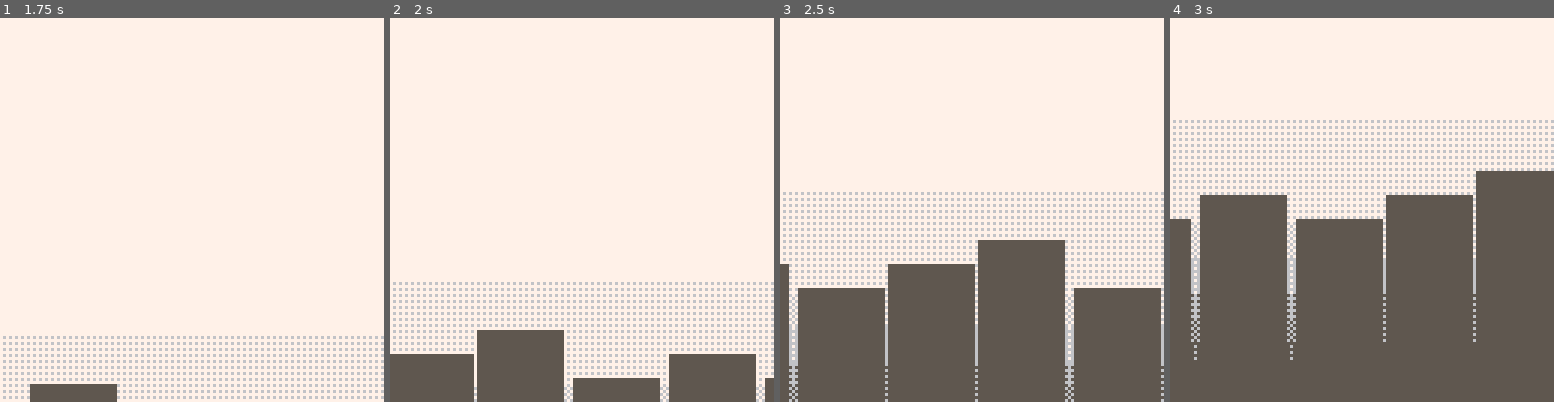
Above: before the commit, frames 1-4 (left to right).
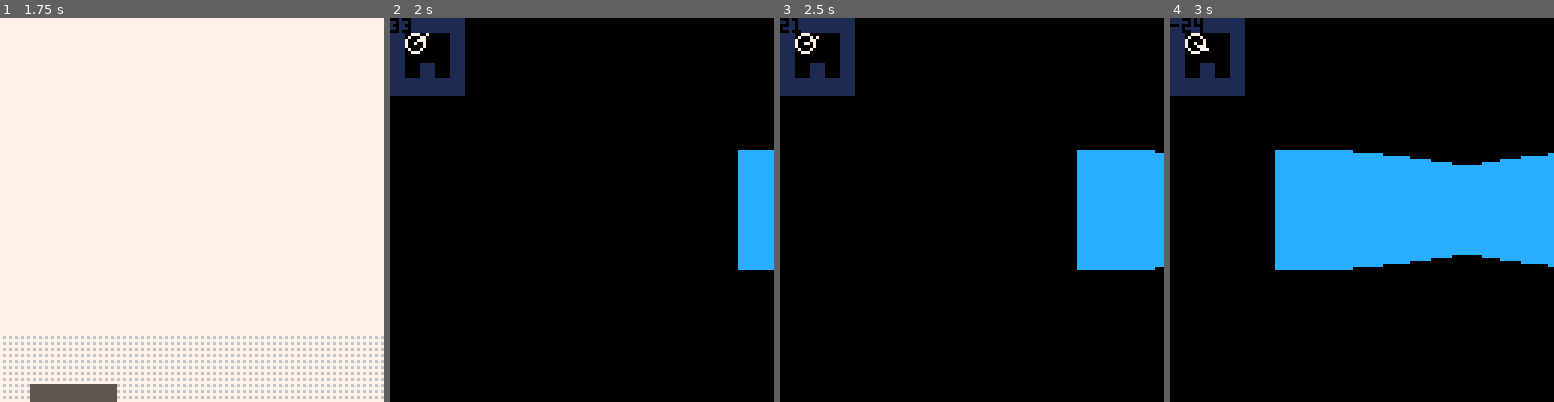
Above: after the commit, the same moments.

Repository: DorkOrca/pico8
Game: PICO-8 cartridge fps.p8
Two runs of this game, one before a commit and one after it. Both use one fixed random seed, a clock stepped at 60 frames per second and the inputs below.
Inputs:
- Up to frame 1 (1.75 s): tap X (X key) at 0.33, 1.07 s; hold Right from 1.6 s (still down)
- Up to frame 2 (2 s): keep holding Right; tap X (X key) at 1.85 s
- Up to frame 3 (2.5 s): release Right at 2.1 s; hold Right from 2.47 s (still down)
- Up to frame 4 (3 s): keep holding Right; tap X (X key) at 2.97 s

Frame 1 is identical in both runs. In frame 2, 100% of the frame differs, in the area x 0-100%, y 0-100%; in frame 3, 100%; in frame 4, 100%.

Commit message:
Starting on ray tracing

Diff:
--- a/fps.p8
+++ b/fps.p8
@@ -28,6 +28,26 @@
 animCount = 0
 animCount1 = 0
 
+--Player variables
+player = {}
+player.xPos = 40
+player.yPos = 40
+player.zRot = 45
+player.FOV = 90
+
+--World variables
+--map width / height
+cellSize = 16
+h = 20
+mapA =
+{
+{1, 1, 1, 1, 1,},
+{1, 0, 0, 0, 1,},
+{1, 0, 0, 0, 1,},
+{1, 0, 1, 0, 1,},
+{1, 1, 1, 1, 1,},
+}
+
 --Screen IDs
 
 screenID = 1
@@ -222,19 +243,136 @@
 
     spr(incFrame(escapeCounter, 75, 2, 90), animCount1, 90 - yOffset, 2, 3, true, false)
     spr(123, animCount1 - 3, 113 - yOffset, 3, 1)
+
+    if(xOffset == 0) then
+        screenID = 3
+    end
 end
 
 function menuSelect()
+    if(btn(5)) then
+        screenID = 3
+    end
     if(mode == 1) then
         introAnim()
     end
 end
 
 -->8
+--Raycasting
+function raycast()
+    -- For each X position
+    for i = 0, 127 do
+        -- Find starting tile
+        px = player.xPos
+        py = player.yPos
+
+        x = flr(player.xPos / cellSize)
+        y = flr(player.yPos / cellSize)
+        pa = player.zRot / 360
+
+        -- Find ray direction
+        vx = cos(pa - (i - 64) / 512)
+        vy = sin(pa - (i - 64) / 512)
+
+        -- Find standard distance
+        dx = abs(1 / vx)
+        dy = abs(1 / vy)
+
+        -- Find increment value
+        ix = vx > 0 and 1 or -1
+        iy = vy > 0 and 1 or -1
+
+        -- Find initial offset
+        if (vx > 0) then
+            ox = (flr(x) - x + 1) / vx
+        else
+            ox = abs((x - flr(x)) / vx)
+        end
+
+        if (vy > 0) then
+            oy = (flr(y) - y + 1) / vy
+        else
+            oy = abs((y - flr(y)) / vy)
+        end
+
+        while true do
+            -- Horizontal intersection
+            if (ox < oy) then
+                x += ix
+                d = ox
+                ox += dx
+            -- Vertical intersection
+            else
+                y += iy
+                d = oy
+                oy += dy
+            end
+            // Check for collision
+            if (mapCollide(mapA, x, y) > 0 or x < #mapA or x > mapA[#1]) then
+                line(i, 64 - h / d, i, 64 + h / d, 12)
+                break
+            end
+        end
+    end
+end
+
+function mapCollide(map, x, y)
+    return map[y][x]
+end
+
+function movePlayer()
+    if(btn(0)) then
+        player.zRot += 3
+    elseif(btn(1)) then
+        player.zRot -= 3
+    end
+end
+
+-- Map functions
+function drawMap(mapVal)
+    prevX = 0
+    prevY = 0
+    mapWidth = #mapVal * 5
+
+    for i = 1, #mapVal do
+        mapHeight = #mapVal[i] * 5
+        for j = 1, mapWidth do
+            rectfill(prevX, prevY, j * (128 / mapWidth), i * (128 / mapHeight), mapVal[i][j])
+            -- -- Print coords for every square drawn (bug testing)
+            -- print(j .. "," .. i, prevX, prevY, 4)
+            prevX = j * (128 / mapWidth)
+        end
+        prevX = 0
+        prevY = i * (128 / mapHeight)
+    end
+end
+
+function drawPlayer(circRadius, color)
+    x = player.xPos / 5
+    y = player.yPos / 5
+    pa = player.zRot / 360
+
+    vx = (cos(pa)) * 5
+    vy = (sin(pa)) * 5
+
+    circ(x, y, circRadius, color)
+    line(x, y, vx + x, vy + x, 7)
+end
+
+function drawRoom()
+    cls()
+    raycast()
+    movePlayer()
+    drawMap(mapA)
+    drawPlayer(3, 7)
+    print(player.zRot, 0, 0, 0)
+end
+
+-->8
 
 -- where the magic happens
 function _update()
-
 end
 
 function _draw()
@@ -242,6 +380,7 @@
     {
         [1] = startScreen,
         [2] = menuSelect,
+        [3] = drawRoom
     }
 
     local func = c_tbl[screenID]
@@ -250,7 +389,7 @@
         func()
     else
         print("ERROR", 8)
-        print("Got lost! Resetting...", 7)
+        print("Got lost! screenID: " .. screenID, 7)
     end
 end
 __gfx__
